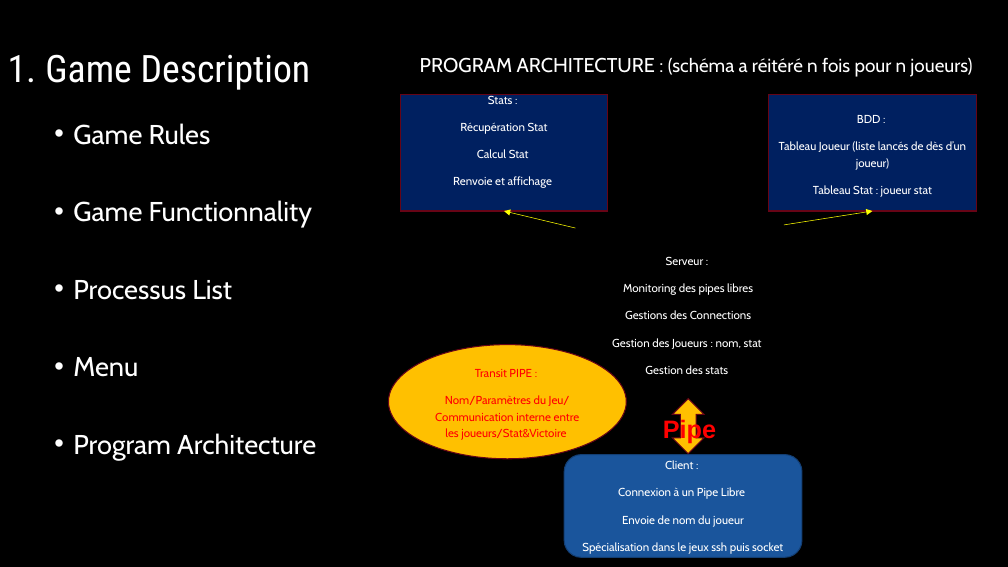
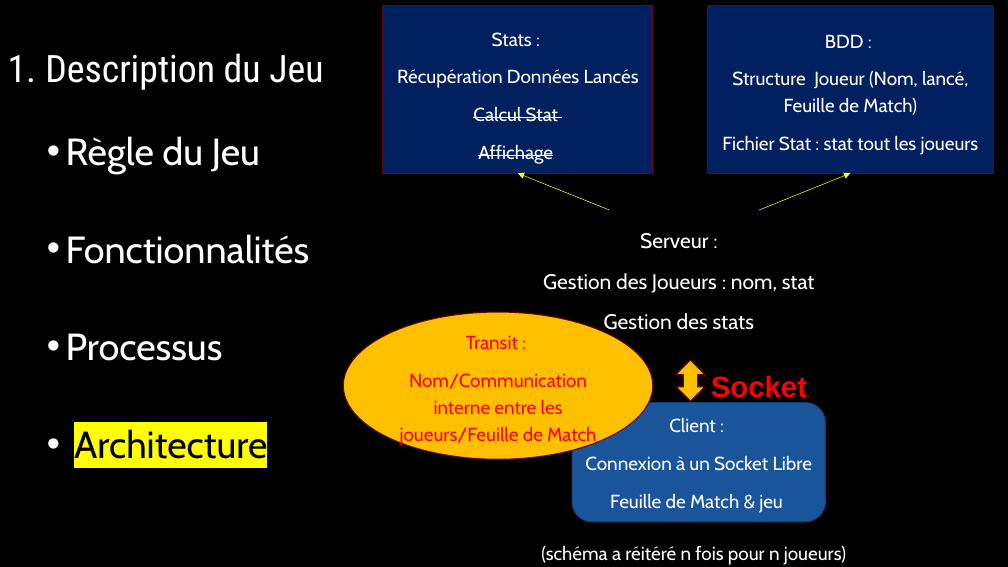
Before and after one commit to CCB-ISENP16/RollTheDice, a slide deck: slide 5 of docs/presentation_sex.pptx. Drawn at 1008x567 pixels with LibreOffice and Linux fonts; fonts in the diff are those of the drawing; background and template pictures are left out. Boxes give left, top, right and bottom in pixels: in the first picture for what was removed or moved away, otherwise in the second. Text is boxed around its words. In the diff, an @@ line names an element or a change of style, - is before the commit and + after.

Commit message:
last Presentation

```diff
--- a/docs/presentation_sex.pptx
+++ b/docs/presentation_sex.pptx
@@ rectangle "Stats :": place and size @@
-rectangle "Stats :" at (401,95,608,211)
+rectangle "Stats :" at (383,6,653,174)
@@ rectangle "BDD :": place and size @@
-rectangle "BDD :" at (769,95,976,211)
+rectangle "BDD :" at (707,6,994,174)
@@ title at (45,53,323,90): text changed @@
-1. Game Description
+1. Description du Jeu
@@ text in rectangle at (473,32,558,122): size 11 to 18 pt in "Stats :", "Calcul Stat"; strikethrough on in "Calcul Stat" @@
@@ text in rectangle at (825,34,864,48): size 11 to 18 pt in "BDD :" @@
@@ text in rectangle at (397,69,639,88): text changed; size 11 to 18 pt @@
-Récupération Stat
+Récupération Données Lancés
@@ text in rectangle at (722,70,979,155): text changed; size 11 to 18 pt @@
-Tableau Joueur (liste lancés de dès d’un joueur)
-Tableau Stat : joueur stat
+Structure Joueur (Nom, lancé, Feuille de Match)
+Fichier Stat : stat tout les joueurs
@@ text at (66,136,310,459): text changed; size 25.9 to 36 pt @@
-  • Game Rules
-  • Game Functionnality
-  • Processus List
-  • Menu
-  • Program Architecture
+  • Règle du Jeu
+  • Fonctionnalités
+  • Processus
+  • Architecture
@@ text in rectangle at (478,144,553,164): text changed; size 11 to 18 pt @@
-Renvoie et affichage
+Affichage
@@ arrow moved from (575, 228) - (504, 211) to (609, 210) - (518, 173) @@
@@ arrow moved from (784, 225) - (873, 211) to (759, 210) - (851, 173) @@
@@ rounded rectangle "Serveur :": place and size @@
-rounded rectangle "Serveur :" at (545,229,832,399)
+rounded rectangle "Serveur :" at (521,197,842,360)
@@ rounded rectangle "Serveur :" at (521,197,842,360): size 11 to 20 pt @@
@@ text in rounded rectangle at (623,283,753,319): paragraphs removed @@
-Monitoring des pipes libres
-Gestions des Connections
@@ ellipse "Transit :": place and size @@
-ellipse "Transit :" at (389,345,627,459)
+ellipse "Transit :" at (343,312,653,460)
@@ text in ellipse at (400,335,596,446): text changed; size 11 to 18 pt @@
-Transit PIPE :
-Nom/Paramètres du Jeu/ Communication interne entre les joueurs/Stat&Victoire
+Transit :
+Nom/Communication interne entre les joueurs/Feuille de Match
@@ up down arrow: place and size @@
-up down arrow at (673,399,705,454)
+up down arrow at (676,360,705,401)
@@ text at (711,375,807,403): text changed; size 24 to 28 pt @@
-Pipe
+Socket
@@ rounded rectangle "Client :": place and size @@
-rounded rectangle "Client :" at (564,454,802,557)
+rounded rectangle "Client :" at (572,402,826,522)
@@ text in rounded rectangle at (669,418,716,433): size 11 to 18 pt in "Client :" @@
@@ text in rounded rectangle at (585,456,812,513): text changed; size 11 to 18 pt @@
-Connexion à un Pipe Libre
-Envoie de nom du joueur
-Spécialisation dans le jeux ssh puis socket
+Connexion à un Socket Libre
+Feuille de Match & jeu
@@ text at (541,545,846,565): text changed @@
-PROGRAM ARCHITECTURE : (schéma a réitéré n fois pour n joueurs)
+(schéma a réitéré n fois pour n joueurs)
```
Also in this commit, not shown: 7 other slides changed, 1 slide added, 1 slide removed.
